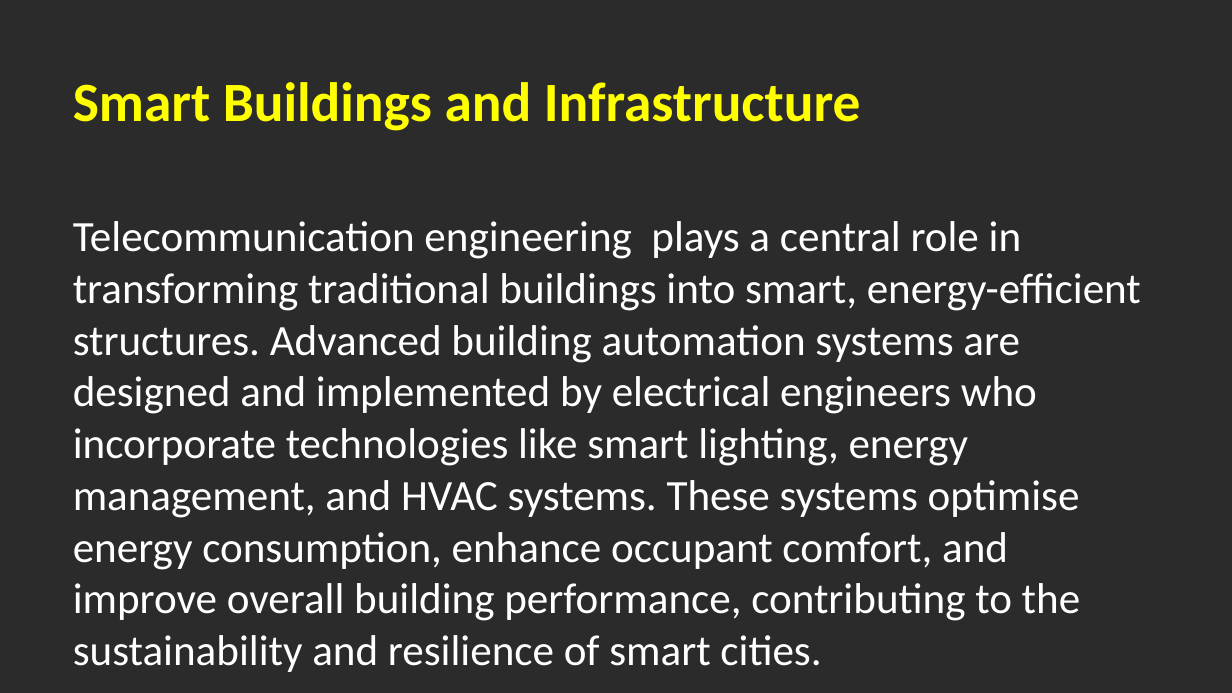
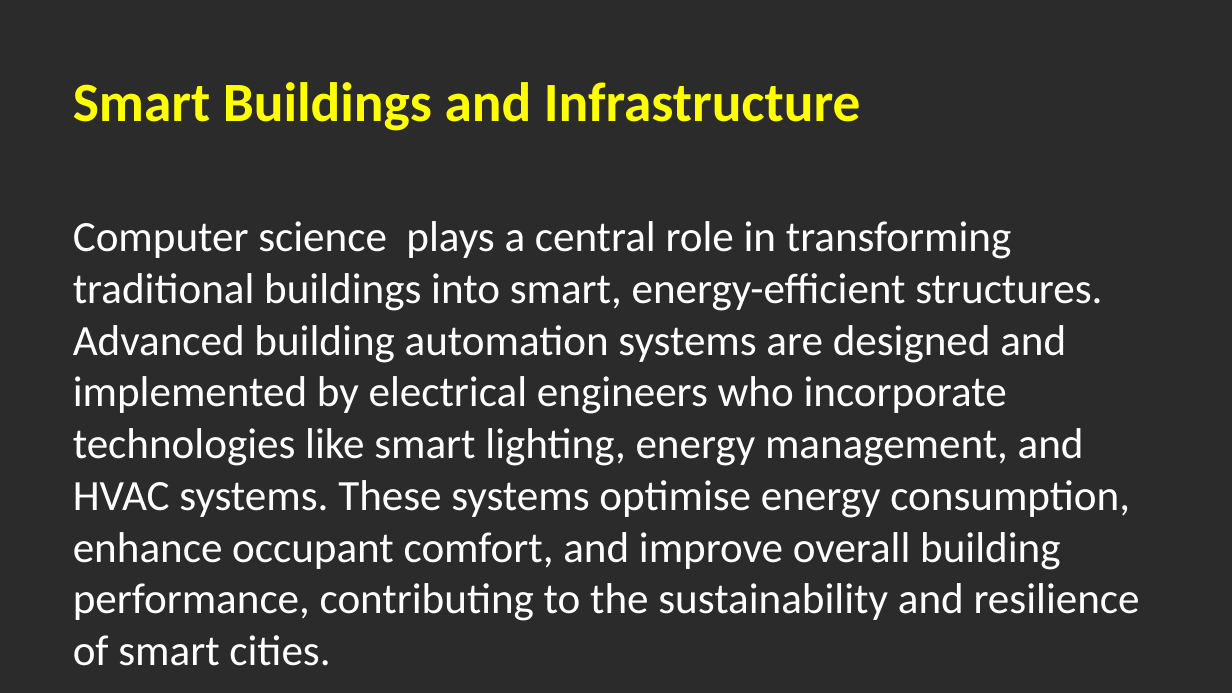
Before and after one commit to emmanakitare/capstone-portfolio, a slide deck: slide 10 of Nakitare_capstone_project/(4)INNOVATION PROJECT.pptx. Drawn at 1232x693 pixels with LibreOffice and Linux fonts; fonts in the diff are those of the drawing; background and template pictures are left out; a plain dark background stands for a picture behind light text. Boxes give left, top, right and bottom in pixels: in the first picture for what was removed or moved away, otherwise in the second. Text is boxed around its words. In the diff, an @@ line names an element or a change of style, - is before the commit and + after.

```diff
--- a/Nakitare_capstone_project/(4)INNOVATION PROJECT.pptx
+++ b/Nakitare_capstone_project/(4)INNOVATION PROJECT.pptx
@@ text at [73,221,1140,666]: text changed @@
-Telecommunication engineering plays a central role in transforming traditional buildings into smart, energy-efficient structures. Advanced building automation systems are designed and implemented by electrical engineers who incorporate technologies like smart lighting, energy management, and HVAC systems. These systems optimise energy consumption, enhance occupant comfort, and improve overall building performance, contributing to the sustainability and resilience of smart cities.
+Computer science plays a central role in transforming traditional buildings into smart, energy-efficient structures. Advanced building automation systems are designed and implemented by electrical engineers who incorporate technologies like smart lighting, energy management, and HVAC systems. These systems optimise energy consumption, enhance occupant comfort, and improve overall building performance, contributing to the sustainability and resilience of smart cities.
```
Also in this commit, not shown: 5 other slides changed, 10 other files.
